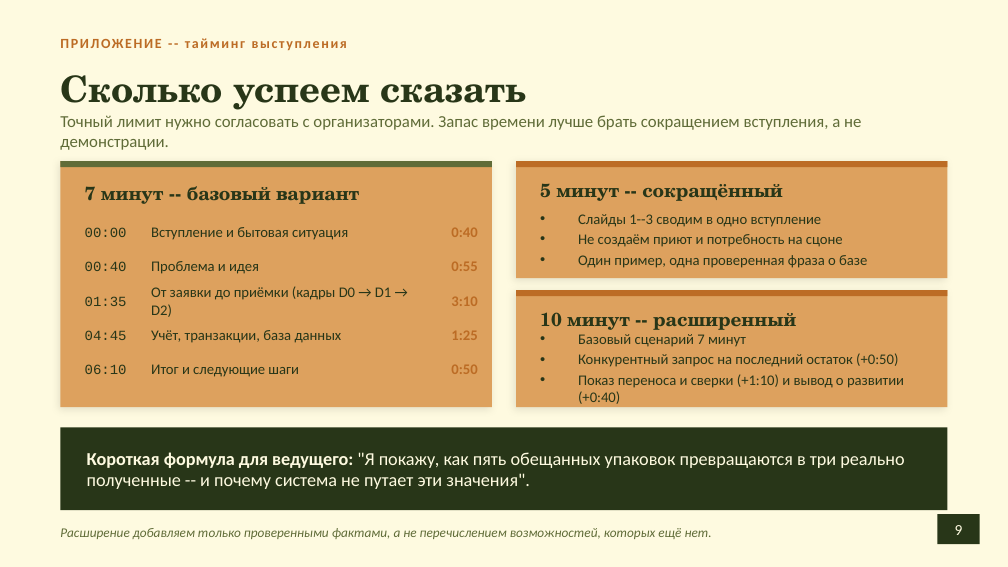
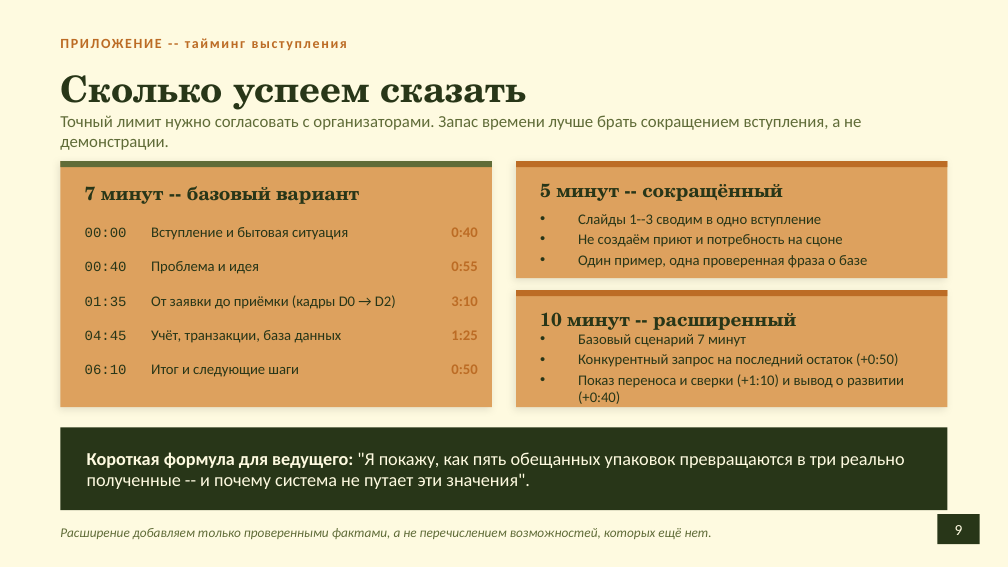
Before and after one commit to milana-solodovnik/lapa-ryadom, a slide deck: slide 9 of slides/output/lapa-ryadom-pitch.pptx. Drawn at 1008x567 pixels with LibreOffice and Linux fonts; fonts in the diff are those of the drawing. Boxes give left, top, right and bottom in pixels: in the first picture for what was removed or moved away, otherwise in the second. Text is boxed around its words. In the diff, an @@ line names an element or a change of style, - is before the commit and + after.

```diff
--- a/slides/output/lapa-ryadom-pitch.pptx
+++ b/slides/output/lapa-ryadom-pitch.pptx
@@ text at (151,295,396,309): text changed @@
-От заявки до приёмки (кадры D0 → D1 → D2)
+От заявки до приёмки (кадры D0 → D2)
```
Also in this commit, not shown: 1 other file.
